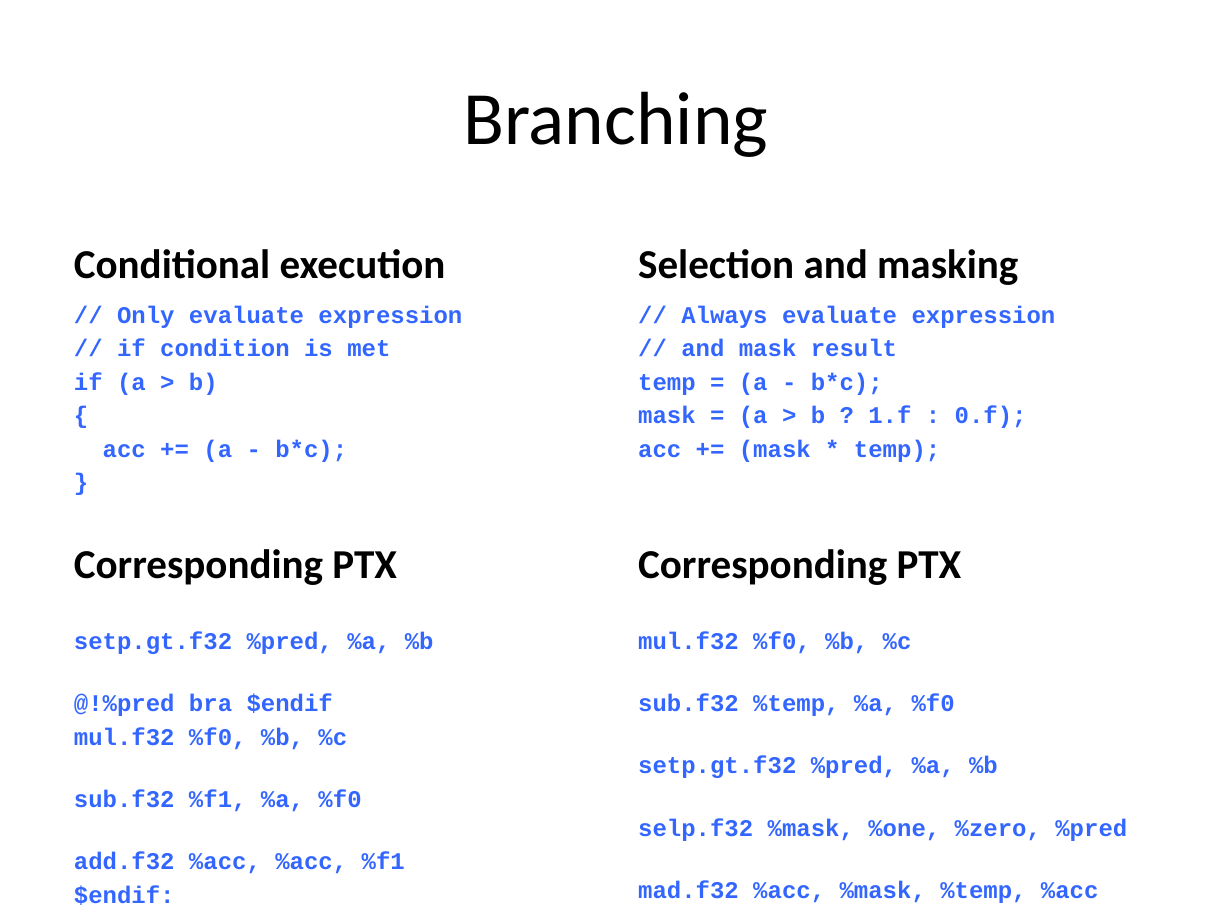
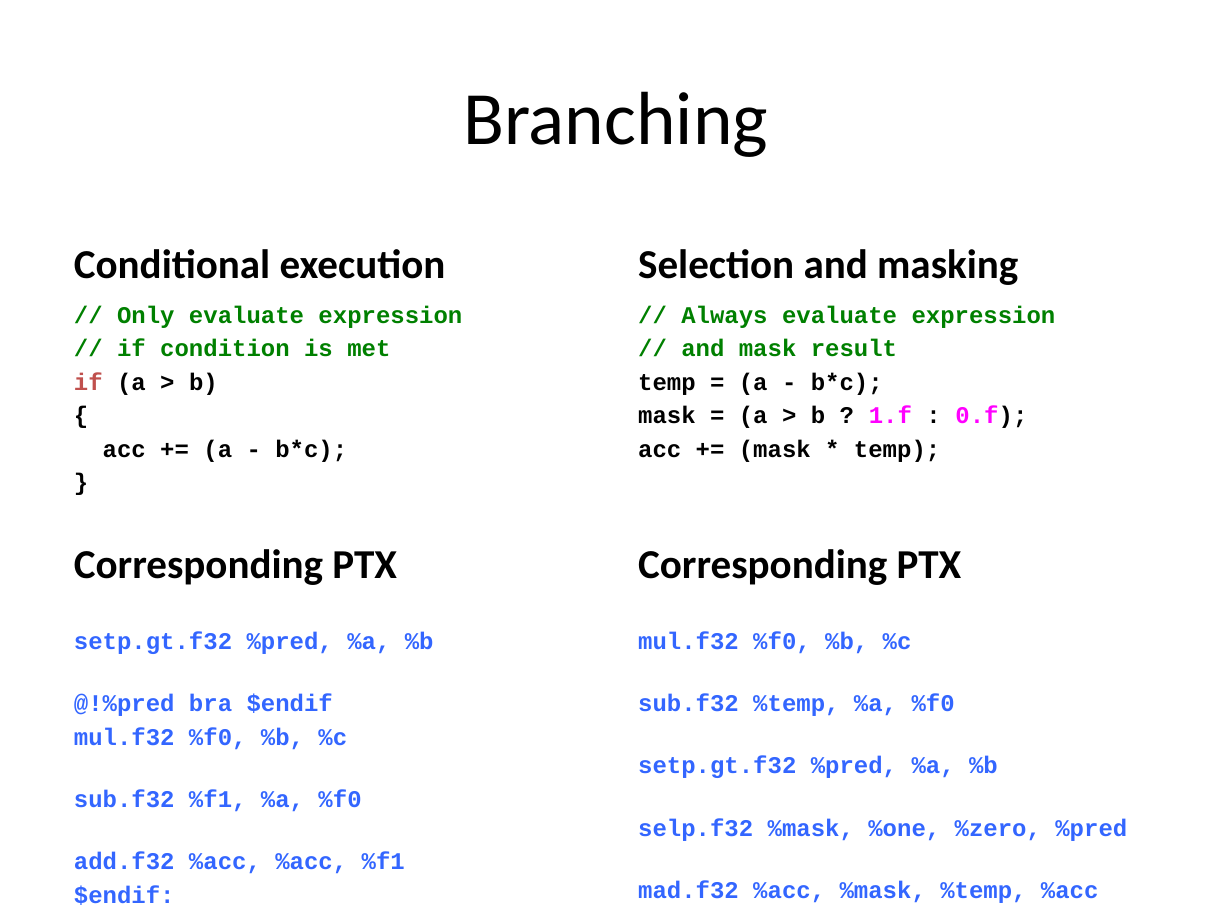
Before and after one commit to UoB-HPC/opencl-training-code, a slide deck: slide 71 of slides/advanced_part3.pptx. Drawn at 1232x924 pixels with LibreOffice and Linux fonts; fonts in the diff are those of the drawing. Boxes give left, top, right and bottom in pixels: in the first picture for what was removed or moved away, otherwise in the second. Text is boxed around its words. In the diff, an @@ line names an element or a change of style, - is before the commit and + after.

```diff
--- a/slides/advanced_part3.pptx
+++ b/slides/advanced_part3.pptx
@@ text at box(74, 305, 462, 462): text colour #3366FF to #008000 in "// Only evaluate expression", "// if condition is met"; text colour #3366FF to #C0504D in "if"; text colour #3366FF to #000000 in "(a > b)", "{", "acc += (a - b*c);", "}" @@
@@ text at box(638, 305, 1056, 462): text colour #3366FF to #008000 in "// Always evaluate expression", "// and mask result"; text colour #3366FF to #000000 in "temp = (a - b*c);", "mask = (a > b ? : ...", "acc += (mask * temp);"; text colour #3366FF to #FF00FF in "1.f 0.f);" @@
```
Also in this commit, not shown: 8 other slides changed, 3 other files.
